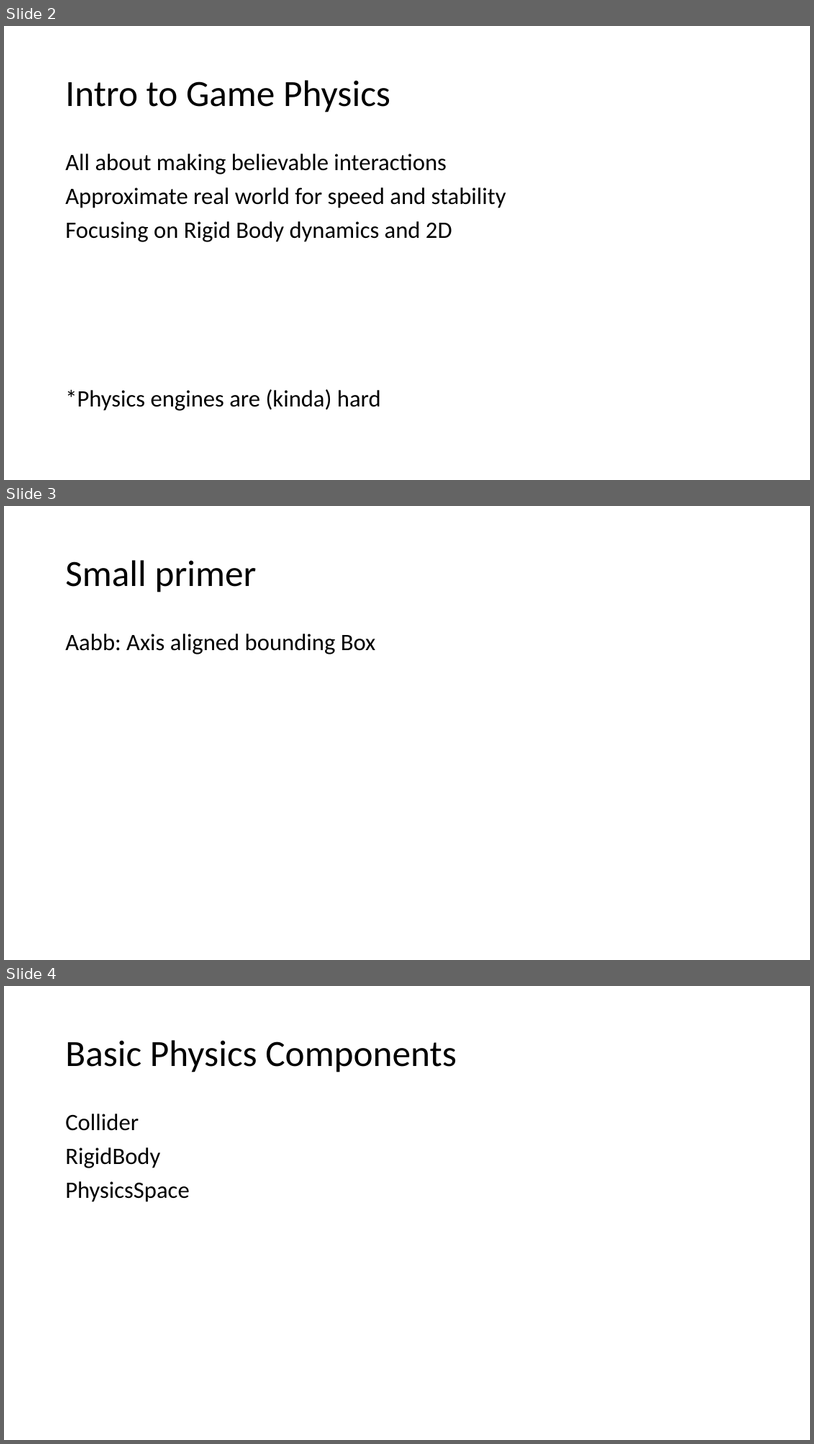
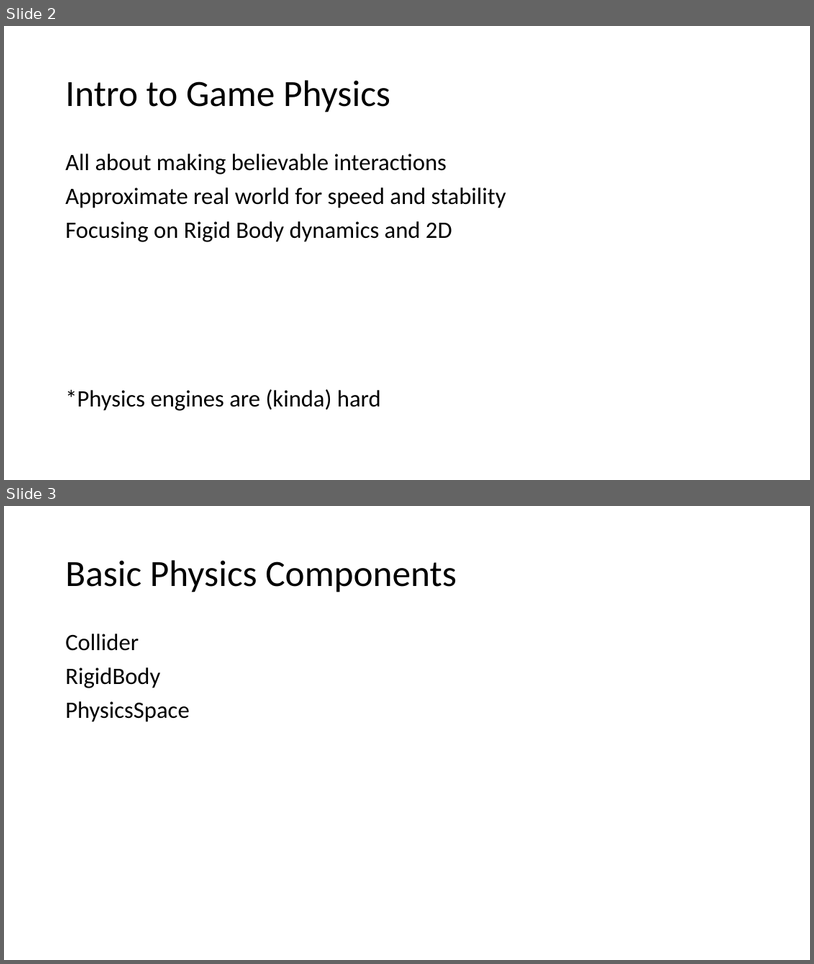
Before and after one commit to jodavis42/Physics2d, a slide deck: Physics 101.pptx. Shown one above the other, each under a label of ours: slides 2, 3 and 4 before the commit, slides 2 and 3 after it. The pictures are 814x1444 and 814x964 pixels, drawn with LibreOffice and Linux fonts; fonts in the diff are those of the drawing. Boxes give left, top, right and bottom in pixels: in the first picture for what was removed or moved away, otherwise in the second. Text is boxed around its words. In the diff, an @@ line names an element or a change of style, - is before the commit and + after.

```diff
--- a/Physics 101.pptx
+++ b/Physics 101.pptx
@@ slide 3 removed at box(4, 506, 810, 960), background #FFFFFF @@
@@ title removed at box(65, 560, 257, 592) @@
-Small primer
@@ text removed at box(65, 633, 376, 654) @@
-Aabb: Axis aligned bounding Box
@@ what was slide 4 is now slide 3 @@
```
Also in this commit, not shown: 2 slides changed, 2 slides added.
